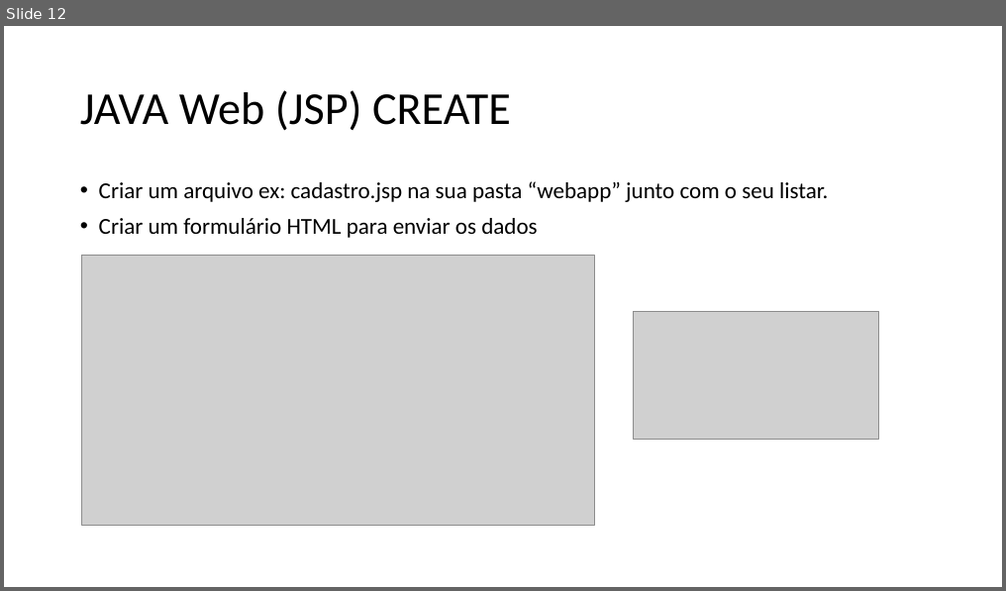
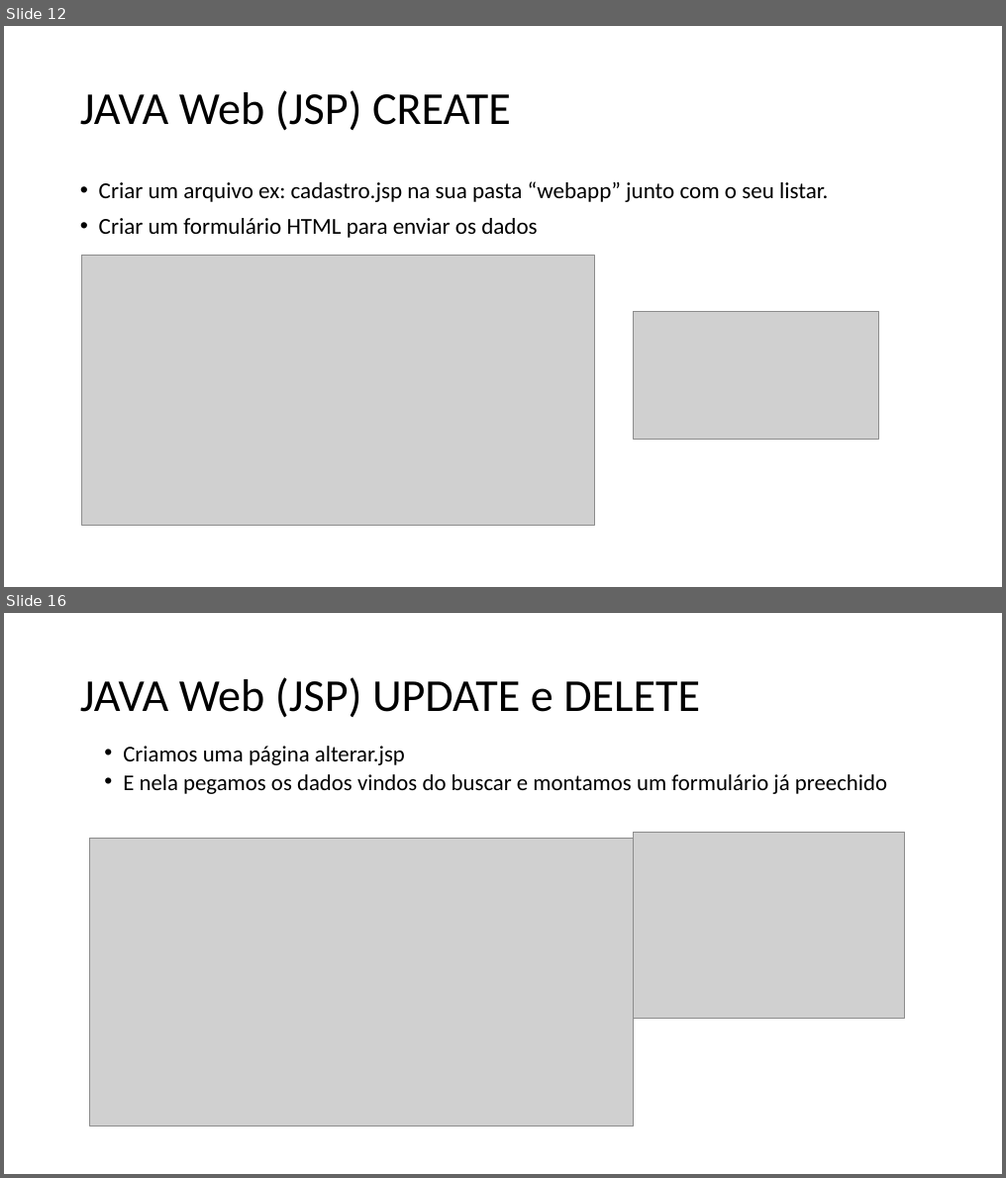
Before and after one commit to wellifabio/senai2021, a slide deck: 2des/pwbe/aula03/Tutorial CRUD – MVC – JAVA WEB.pptx. Shown one above the other, each under a label of ours: slide 12 before the commit, slides 12 and 16 after it; the slides between them are not shown. The pictures are 1006x591 and 1006x1178 pixels, drawn with LibreOffice and Linux fonts; fonts in the diff are those of the drawing; grey boxes stand for pictures. Boxes give left, top, right and bottom in pixels: in the first picture for what was removed or moved away, otherwise in the second. Text is boxed around its words. In the diff, an @@ line names an element or a change of style, - is before the commit and + after.

```diff
--- a/2des/pwbe/aula03/Tutorial CRUD – MVC – JAVA WEB.pptx
+++ b/2des/pwbe/aula03/Tutorial CRUD – MVC – JAVA WEB.pptx
@@ slide 16 added at bbox=[4, 613, 1002, 1174], background #FFFFFF @@
@@ title added at bbox=[80, 677, 700, 718], 44 pt, text #000000 @@
+JAVA Web (JSP) UPDATE e DELETE
@@ text added at bbox=[123, 746, 887, 794], 21.7 pt, text #000000 @@
+• Criamos uma página alterar.jsp
+• E nela pegamos os dados vindos do buscar e montamos um formulário já preechido
@@ picture added at bbox=[90, 838, 634, 1127] @@
@@ picture added at bbox=[634, 832, 905, 1018] @@
```
Also in this commit, not shown: 4 other slides added, 13 other files.
